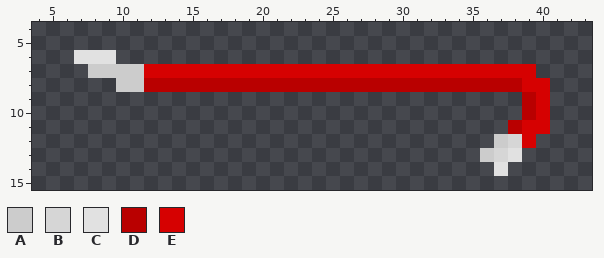
Pixel-art file: Sprites/Guns/W_63_Crowbar.aseprite. This is how it looked before the edit.
48x16 pixels, 1 frame. Shown: x 4..43, y 4..15.
Palette (. is transparent): A #cccccc  B #d6d6d6  C #e1e1e1  D #b90000  E #d60101
Pixels before, first column x 7:
 6 CCC...............................
 7 .AAAAEEEEEEEEEEEEEEEEEEEEEEEEEEEE.
 8 ...AADDDDDDDDDDDDDDDDDDDDDDDDDDDEE
 9 ................................DE
10 ................................DE
11 ...............................DEE
12 ..............................ABE.
13 .............................ABC..
14 ..............................C...
The same view after the edit:
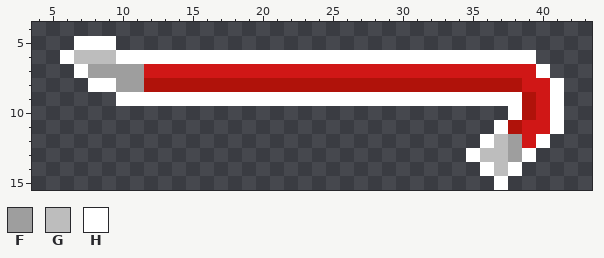
Colours new in this view: F #9e9e9e  G #bdbdbd  H #ffffff
Change:
layer "Layer 3" now shown
colour D: #b90000 -> #b0120a
colour E: #d60101 -> #d01716
Layers "Layer 2", "Layer 3":
y 5: x 7..9 ... -> HHH
y 6: x 6..39 .CCC.............................. -> HGGGHHHHHHHHHHHHHHHHHHHHHHHHHHHHHH
y 7: x 7..11 .AAAA -> HFFFF; x 40 . -> H
y 8: x 8..11 ..AA -> HHFF; x 41 . -> H
y 9: x 10..38 ............................. -> HHHHHHHHHHHHHHHHHHHHHHHHHHHHH; x 41 . -> H
y 10: x 38 . -> H; x 41 . -> H
y 11: x 37 . -> H; x 41 . -> H
y 12: x 36..38 .AB -> HGF; x 40 . -> H
y 13: x 35..39 .ABC. -> HGGFH
y 14: x 36..38 .C. -> HGH
y 15: x 37 . -> H
Where, in picture pixels (left, top, right, bottom), the same in both pictures:
changed: (60, 36, 564, 190)
